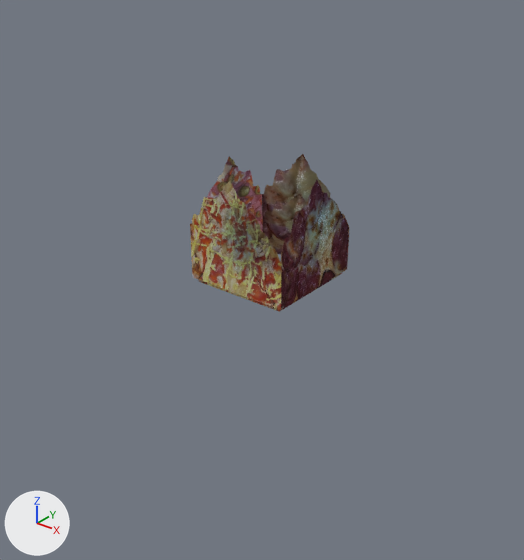
One commit to the Blender file Game/Models/Mountains.blend: the scene before it, then after it.
One viewpoint serves both versions: a 50 mm camera at (367.0, -472.0, 283.0) aimed at (7.0, -22.0, 4.0). The axes (+X, +Y, +Z) are drawn at lower left. The lights are the same throughout.
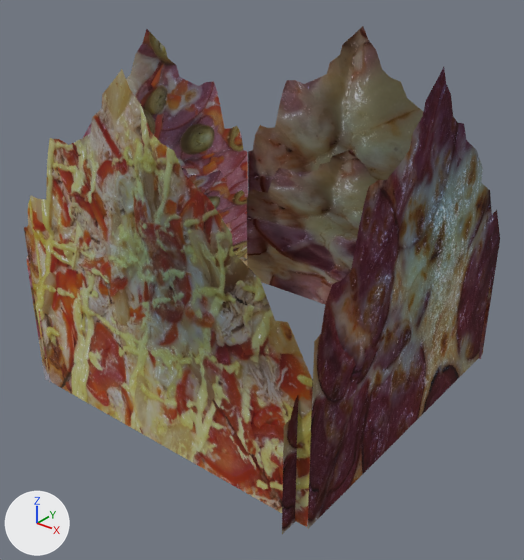
Where the change shows, as pixel boxes [x1, y1, x2, y2] in the pictures (524 x 560 px):
'Plane.003', moved, rescaled (212% wider, 253% taller): before [190, 181, 282, 310]; after [24, 69, 313, 527]
'Plane.001', moved, rescaled (180% wider, 256% taller): before [281, 180, 349, 309]; after [308, 67, 500, 529]
'Plane.004', moved, rescaled: before [262, 154, 349, 270]; after [248, 26, 423, 194]
'Plane.005', moved, rescaled (206% wider, 160% taller): before [263, 194, 342, 274]; after [247, 149, 491, 359]
'Plane.002', moved, rescaled: before [199, 157, 262, 216]; after [26, 29, 248, 380]
'Plane.007', moved, rescaled: before [245, 202, 263, 232]; after [39, 168, 247, 382]
'Plane.008', moved, rescaled: before [279, 273, 341, 311]; after [282, 384, 313, 534]
'Plane.006', moved, rescaled: before [198, 279, 280, 312]; after [308, 439, 311, 503]

The edits, one by one:
Object 'Plane.001' (ob_plane_001) moves from (48.8, 0.0, 49.7) to (150.8, 0.0, 49.7).
Object 'Plane.001' (ob_plane_001) is rescaled from (50.0, 50.0, 1.0) to (150.0, 150.0, 1.0).
Object 'Plane.002' (ob_plane_002) moves from (-50.4, 0.0, 49.7) to (-151.7, 0.0, 49.7).
Object 'Plane.002' (ob_plane_002) is rescaled from (50.0, 50.0, 1.0) to (150.0, 150.0, 1.0).
Object 'Plane.003' (ob_plane_003) moves from (-0.4, -50.0, 49.7) to (-0.3, -148.7, 49.7).
Object 'Plane.003' (ob_plane_003) is rescaled from (50.0, 50.0, 1.0) to (150.0, 150.0, 1.0).
Object 'Plane.004' (ob_plane_004) moves from (-0.4, 50.2, 49.7) to (-0.3, 149.6, 49.7).
Object 'Plane.004' (ob_plane_004) is rescaled from (50.0, 50.0, 1.0) to (150.0, 150.0, 1.0).
Object 'Plane.005' (ob_plane_005) moves from (-0.4, 47.0, 29.2) to (-0.4, 140.7, -8.5).
Object 'Plane.005' (ob_plane_005) is rescaled from (33.6, 46.8, 0.936) to (91.7, 154.0, 2.55).
Object 'Plane.006' (ob_plane_006) moves from (-0.4, -46.8, 29.2) to (-0.4, -141.1, -9.8).
Object 'Plane.006' (ob_plane_006) is rescaled from (33.6, 46.8, 0.936) to (91.5, 146.0, 0.936).
Object 'Plane.007' (ob_plane_007) moves from (-47.2, 0.0, 29.2) to (-145.6, 0.0, -9.2).
Object 'Plane.007' (ob_plane_007) is rescaled from (33.6, 46.8, 0.936) to (91.5, 150.0, 0.936).
Object 'Plane.008' (ob_plane_008) moves from (45.6, 0.0, 29.2) to (138.9, 0.0, -9.9).
Object 'Plane.008' (ob_plane_008) is rescaled from (33.6, 46.8, 0.936) to (91.5, 164.0, 0.936).
